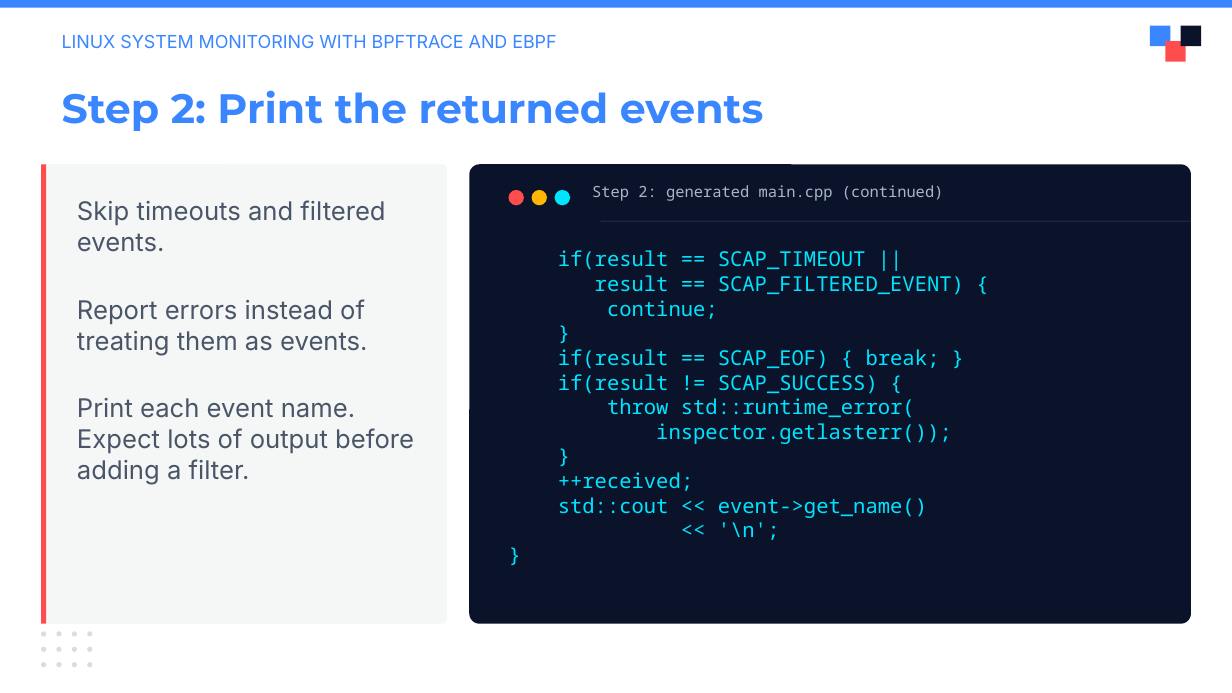
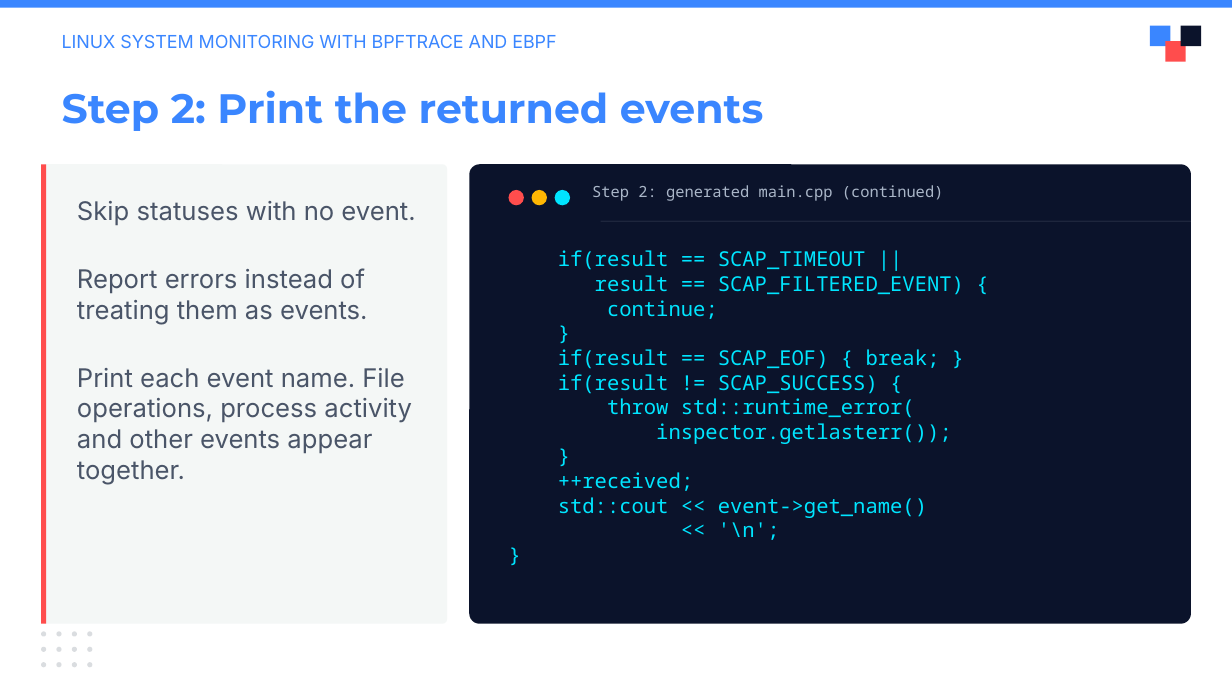
Before and after one commit to julianshalaby-perj/falco-libs-workshop, a slide deck: slide 10 of presentation/falco-libs-intro.pptx. Drawn at 1232x693 pixels with LibreOffice and Linux fonts; fonts in the diff are those of the drawing; background and template pictures are left out. Boxes give left, top, right and bottom in pixels: in the first picture for what was removed or moved away, otherwise in the second. Text is boxed around its words. In the diff, an @@ line names an element or a change of style, - is before the commit and + after.

```diff
--- a/presentation/falco-libs-intro.pptx
+++ b/presentation/falco-libs-intro.pptx
@@ text at [77,201,415,226]: text changed @@
-Skip timeouts and filtered events.
+Skip statuses with no event.
@@ text at [77,368,412,485]: text changed @@
-Print each event name. Expect lots of output before adding a filter.
+Print each event name. File operations, process activity and other events appear together.
```
Also in this commit, not shown: 5 other slides changed, 1 slide removed.
